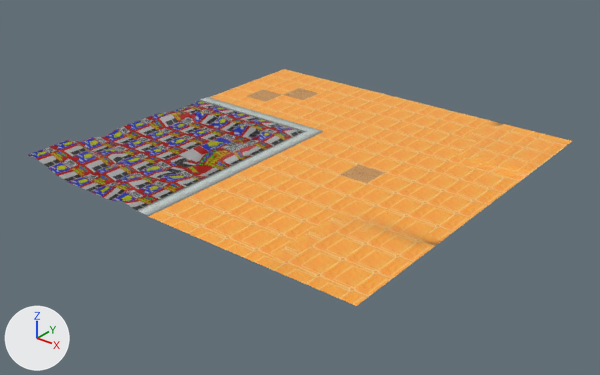
One commit to the COLLADA model apps/game/public/stages/st02/model/model_00.dae: the scene before it, then after it.
Both versions are drawn from a camera (50 mm lens) standing at (12157.0, -15597.0, 8586.0) and looking at (73.0, -491.0, -779.0). Arrows for +X, +Y and +Z are at lower left; the lights stay in place. The first picture is the older version.

Objects in the first picture: 'Joint_0_Object_0', 'Joint_0_Object_1', 'Joint_0_Object_2', 'Joint_0_Object_6' and 3 more.
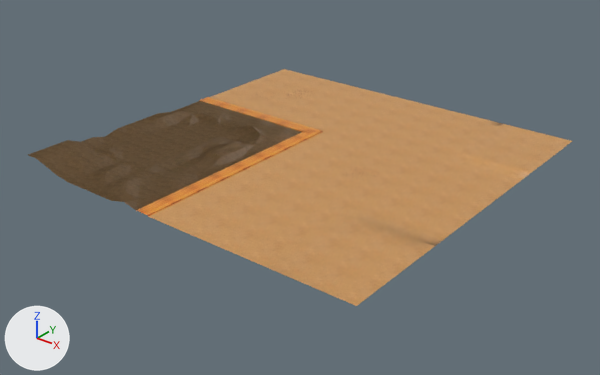
Edits to the bpy script that builds the scene:
```text
Add img_model_00_texture_2_cmp_png:
    img_model_00_texture_2_cmp_png = load_image('model_00_Texture_2_CMP.png', 'model_00_Texture_2_CMP.png', 128, 128, 'sRGB')
Add img_model_00_texture_1_cmp_png:
    img_model_00_texture_1_cmp_png = load_image('model_00_Texture_1_CMP.png', 'model_00_Texture_1_CMP.png', 128, 128, 'sRGB')
Add img_model_00_texture_0_cmp_png:
    img_model_00_texture_0_cmp_png = load_image('model_00_Texture_0_CMP.png', 'model_00_Texture_0_CMP.png', 256, 128, 'sRGB')
Change mat_material_f42edbcb:
    mat_material_f42edbcb.texture: img_texture_0_cmp_png -> img_model_00_texture_0_cmp_png
Change mat_material_def1b69b:
    mat_material_def1b69b.texture: img_texture_1_cmp_png -> img_model_00_texture_1_cmp_png
Change mat_material_d0dff209:
    mat_material_d0dff209.texture: img_texture_2_cmp_png -> img_model_00_texture_2_cmp_png
```

Where the change shows, as pixel boxes (x1, y1, x2, y2) in the pictures (600 x 375 px):
'Joint_0_Object_6', surface changed
    both: (229, 115, 572, 306)
'Joint_0_Object_1', surface changed
    both: (148, 69, 466, 251)
'Joint_0_Object_2', surface changed (darker)
    both: (28, 101, 301, 210)
'Joint_0_Object_0', surface changed
    both: (136, 97, 323, 216)
